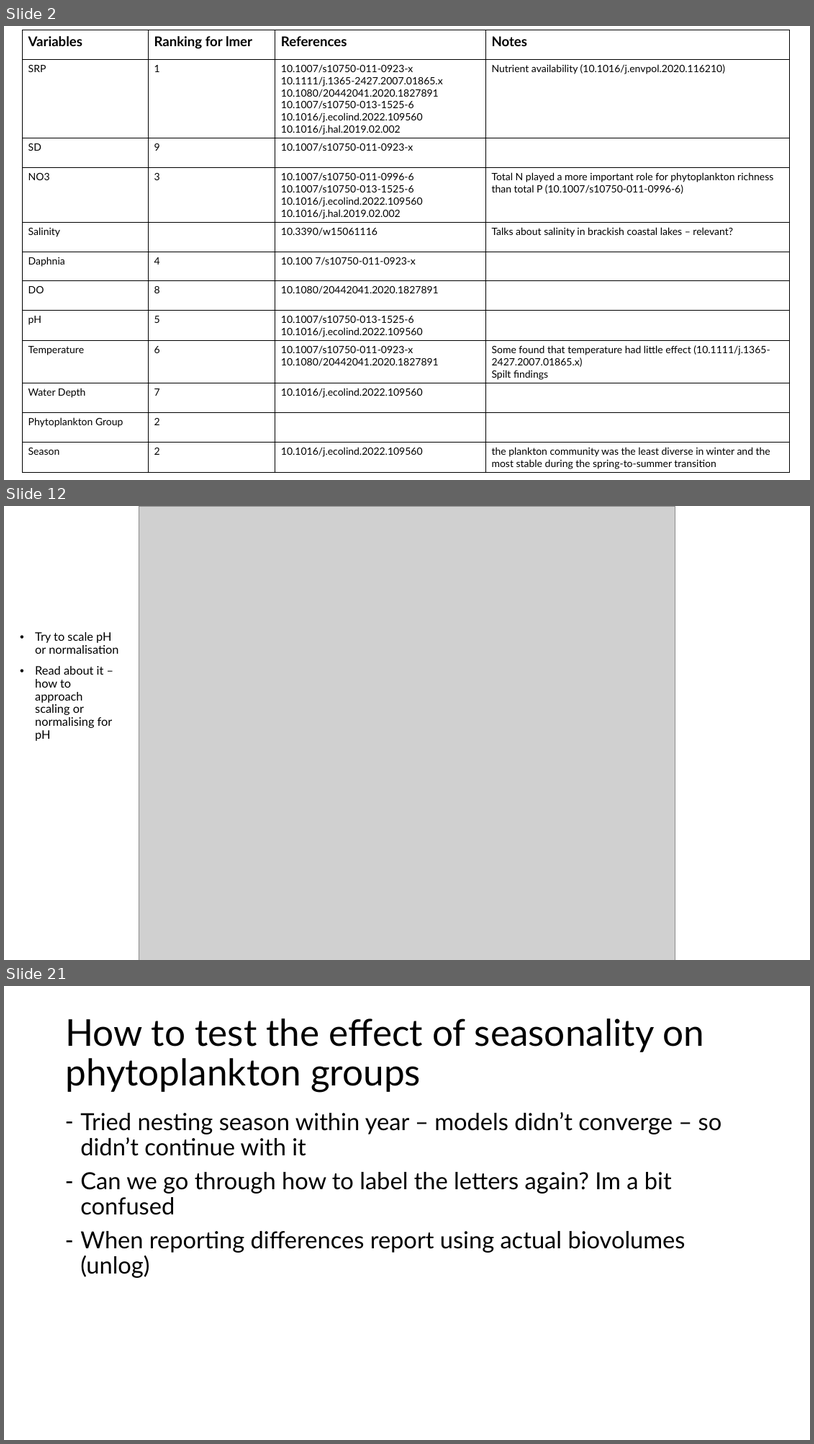
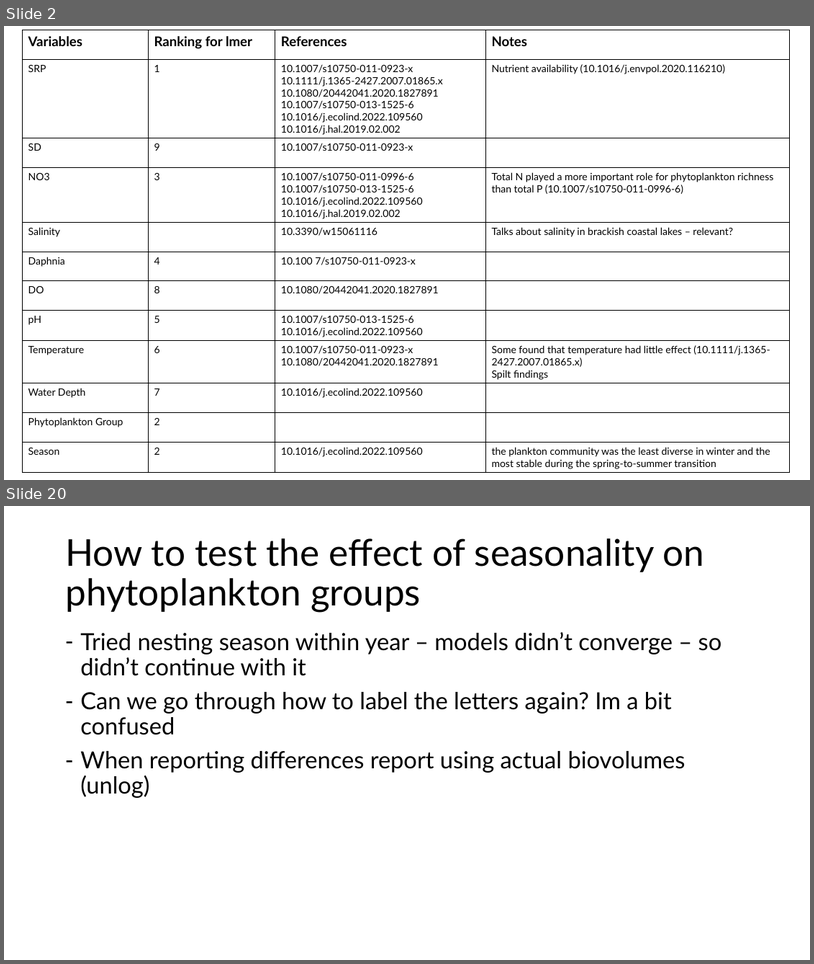
Before and after one commit to arielkoh02/dissertation-loch-leven, a slide deck: output/24.3.pptx. Shown one above the other, each under a label of ours: slides 2, 12 and 21 before the commit, slides 2 and 20 after it; the slides between them are not shown. The pictures are 814x1444 and 814x964 pixels, drawn with LibreOffice and Linux fonts; fonts in the diff are those of the drawing; grey boxes stand for pictures. Boxes give left, top, right and bottom in pixels: in the first picture for what was removed or moved away, otherwise in the second. Text is boxed around its words. In the diff, an @@ line names an element or a change of style, - is before the commit and + after.

```diff
--- a/output/24.3.pptx
+++ b/output/24.3.pptx
@@ slide 12 removed at (x1=4, y1=506, x2=810, y2=960), background #FFFFFF @@
@@ picture removed at (x1=139, y1=506, x2=676, y2=960) @@
@@ text removed at (x1=35, y1=632, x2=118, y2=741) @@
-• Try to scale pH or normalisation
-• Read about it – how to approach scaling or normalising for pH
@@ what was slide 21 is now slide 20 @@
```
Also in this commit, not shown: 1 slide changed, 9 slides added, 9 other slides removed, 3 other files.
